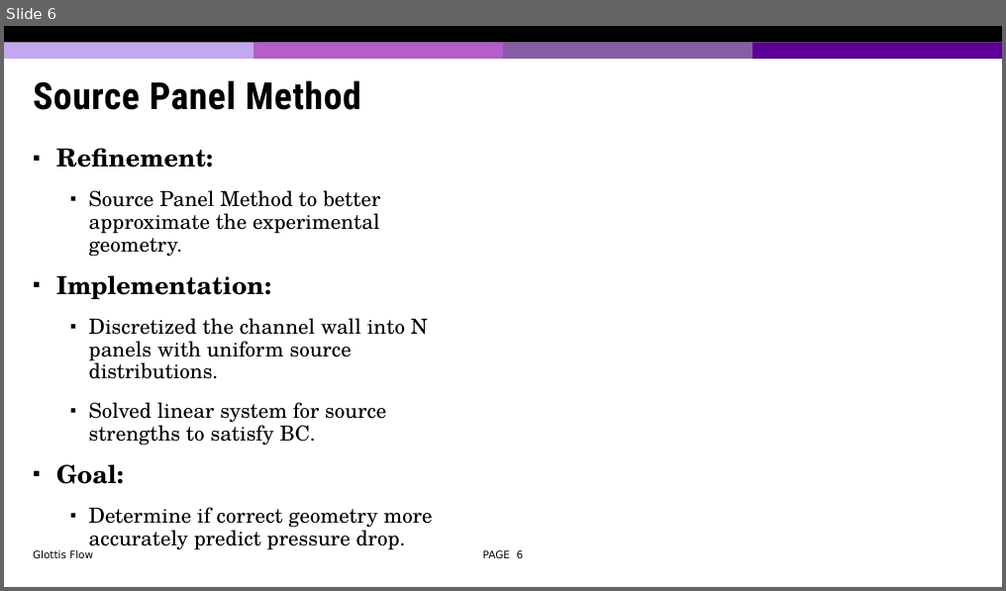
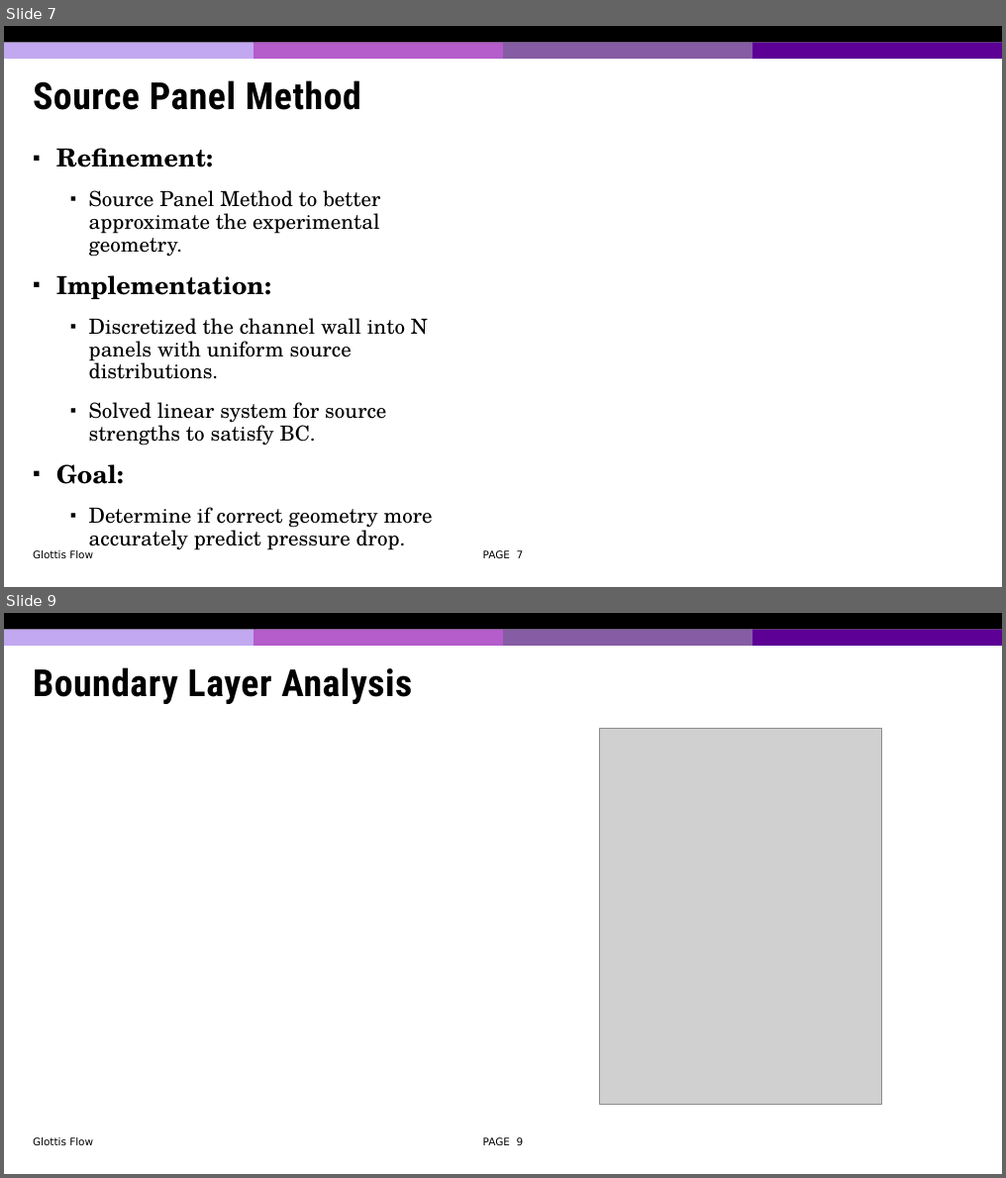
Before and after one commit to jiangdizhu/ME662-Project, a slide deck: ME662_Project_Presentation_JD.pptx. Shown one above the other, each under a label of ours: slide 6 before the commit, slides 7 and 9 after it; the slides between them are not shown. The pictures are 1006x591 and 1006x1178 pixels, drawn with LibreOffice and Linux fonts; fonts in the diff are those of the drawing; grey boxes stand for pictures; background and template pictures are left out. Boxes give left, top, right and bottom in pixels: in the first picture for what was removed or moved away, otherwise in the second. Text is boxed around its words. In the diff, an @@ line names an element or a change of style, - is before the commit and + after.

```diff
--- a/ME662_Project_Presentation_JD.pptx
+++ b/ME662_Project_Presentation_JD.pptx
@@ slide 9 added at (x1=4, y1=613, x2=1002, y2=1174), background #FFFFFF; not listed: 5 template elements that a slide beside it also shows @@
@@ title added at (x1=33, y1=667, x2=412, y2=704), 36 pt, text #000000, bold @@
+Boundary Layer Analysis
@@ picture added at (x1=600, y1=729, x2=881, y2=1105) @@
@@ text added at (x1=33, y1=1138, x2=93, y2=1146), 10 pt, text #000000 @@
+Glottis Flow
@@ page number added at (x1=483, y1=1138, x2=524, y2=1146), 10 pt, text #000000 @@
+PAGE 9
@@ what was slide 6 is now slide 7 @@
@@ page number at (x1=483, y1=551, x2=524, y2=559): text changed @@
-PAGE 6
+PAGE 7
```
Also in this commit, not shown: 6 slides changed, 2 other slides added, 6 other files.
